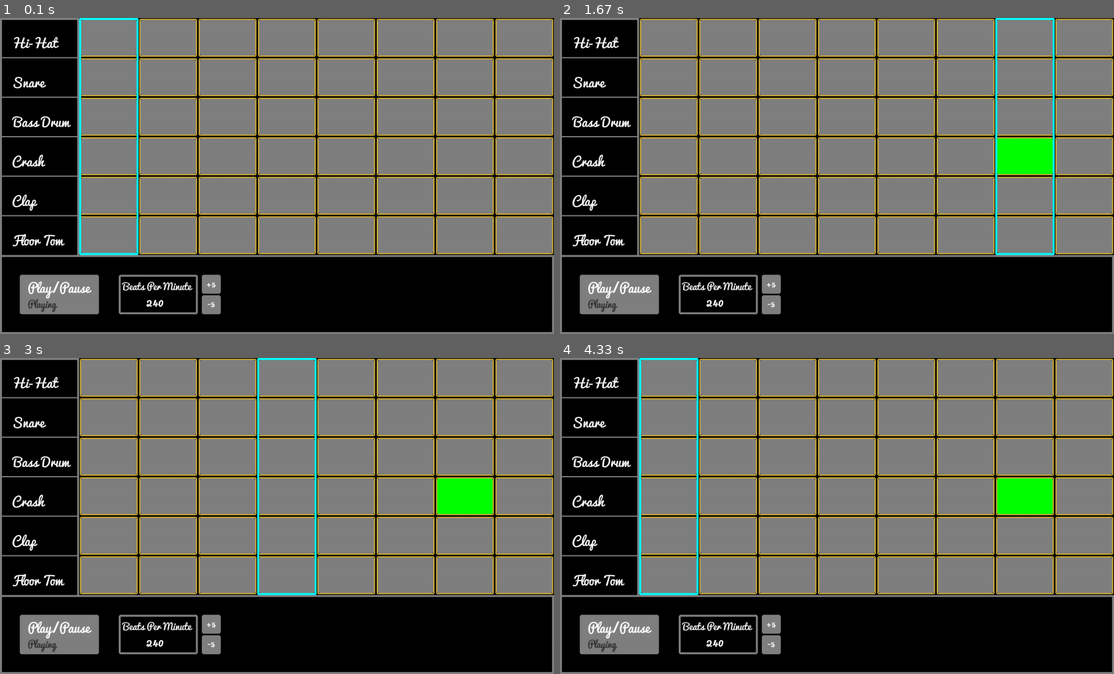
Above: before the commit, frames 1-4 (two rows, left to right).
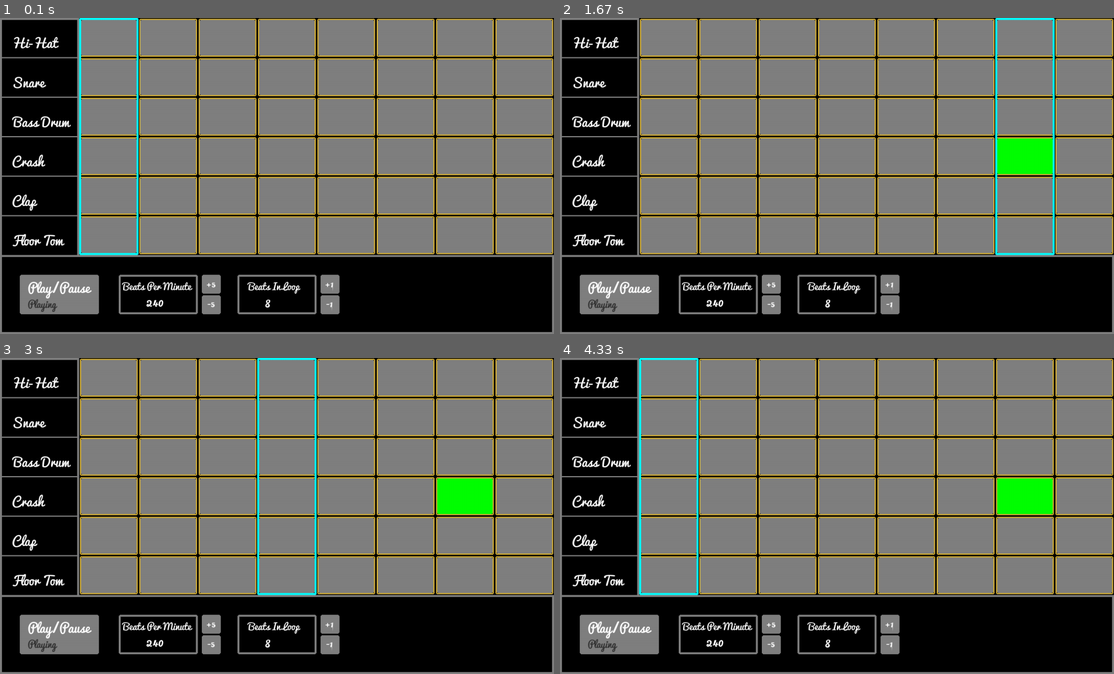
Above: after the commit, the same moments.

Repository: josh-dunaway/pygame-drum-machine
Game: pygame game, started from drum-machine.py
The game is run twice, just before and just after one commit, with the same random seed, the same clock (stepped at 60 frames per second) and the same inputs.
Inputs (mouse positions are in pixels of both pictures, inside the frame that each line leads up to):
- Up to frame 1 (0.1 s): no input
- Up to frame 2 (1.67 s): press the mouse at (1025, 157) at 0.37 s; move the mouse to (842, 141) at 0.47 s; release the mouse at (665, 128) at 0.6 s
- Up to frame 3 (3 s): no input
- Up to frame 4 (4.33 s): no input

The runs differ from the first frame. In frame 1, 0.9% of the frame differs, in the area x 42-62%, y 81-94%; in frame 2, 0.9%; in frame 3, 0.9%; in frame 4, 0.9%.

Commit message:
added buttons to adjust number of beats in loop

Diff:
--- a/drum-machine.py
+++ b/drum-machine.py
@@ -145,7 +145,7 @@
         play_text2 = medium_font.render('Paused', True, dark_gray)
     screen.blit(play_text2, (70, HEIGHT - 100))
 
-    # 'bpm stuff'
+    # drawing 'bpm stuff'
     bpm_rect = pygame.draw.rect(
         screen,
         gray,
@@ -175,6 +175,37 @@
     bpm_sub_text = medium_font.render('-5', True, white)
     screen.blit(bpm_add_text, (520, HEIGHT - 152))
     screen.blit(bpm_sub_text, (524, HEIGHT - 102))
+
+    # drawing 'beats stuff'
+    beats_rect = pygame.draw.rect(
+        screen,
+        gray,
+        [600, HEIGHT - 150, 200, 100],
+        5,
+        5
+    )
+    beats_text = medium_font.render('Beats In Loop', True, white)
+    screen.blit(beats_text, (625, HEIGHT - 145))
+    beats_text2 = label_font.render(f'{beats}', True, white)
+    screen.blit(beats_text2, (670, HEIGHT - 115))
+    beats_add_rect = pygame.draw.rect(
+        screen,
+        gray,
+        [810, HEIGHT - 150, 48, 48],
+        0,
+        5
+    )
+    beats_sub_rect = pygame.draw.rect(
+        screen,
+        gray,
+        [810, HEIGHT - 98, 48, 48],
+        0,
+        5
+    )
+    beats_add_text = medium_font.render('+1', True, white)
+    beats_sub_text = medium_font.render('-1', True, white)
+    screen.blit(beats_add_text, (820, HEIGHT - 152))
+    screen.blit(beats_sub_text, (824, HEIGHT - 102))
 
     if beat_changed:
         play_notes()
@@ -199,6 +230,14 @@
                 bpm += 5
             elif bpm_sub_rect.collidepoint(event.pos):
                 bpm -= 5
+            elif beats_add_rect.collidepoint(event.pos):
+                beats += 1
+                for i in range(len(clicked)):
+                    clicked[i].append(-1)
+            elif beats_sub_rect.collidepoint(event.pos):
+                beats -= 1
+                for i in range(len(clicked)):
+                    clicked[i].pop(-1)
 
     beat_length = 3600 // bpm
 
